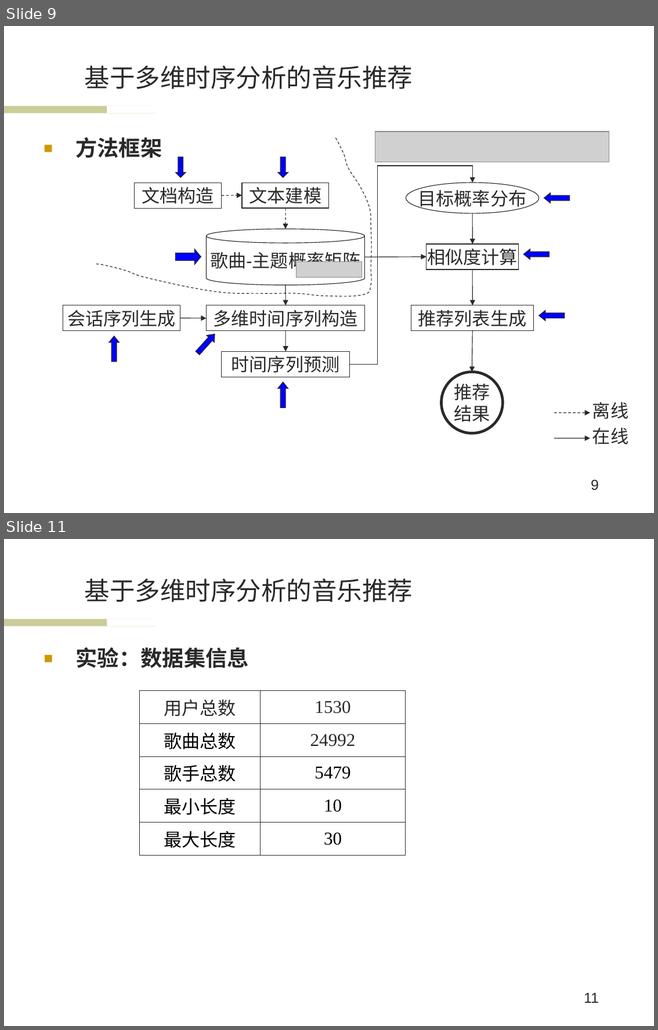
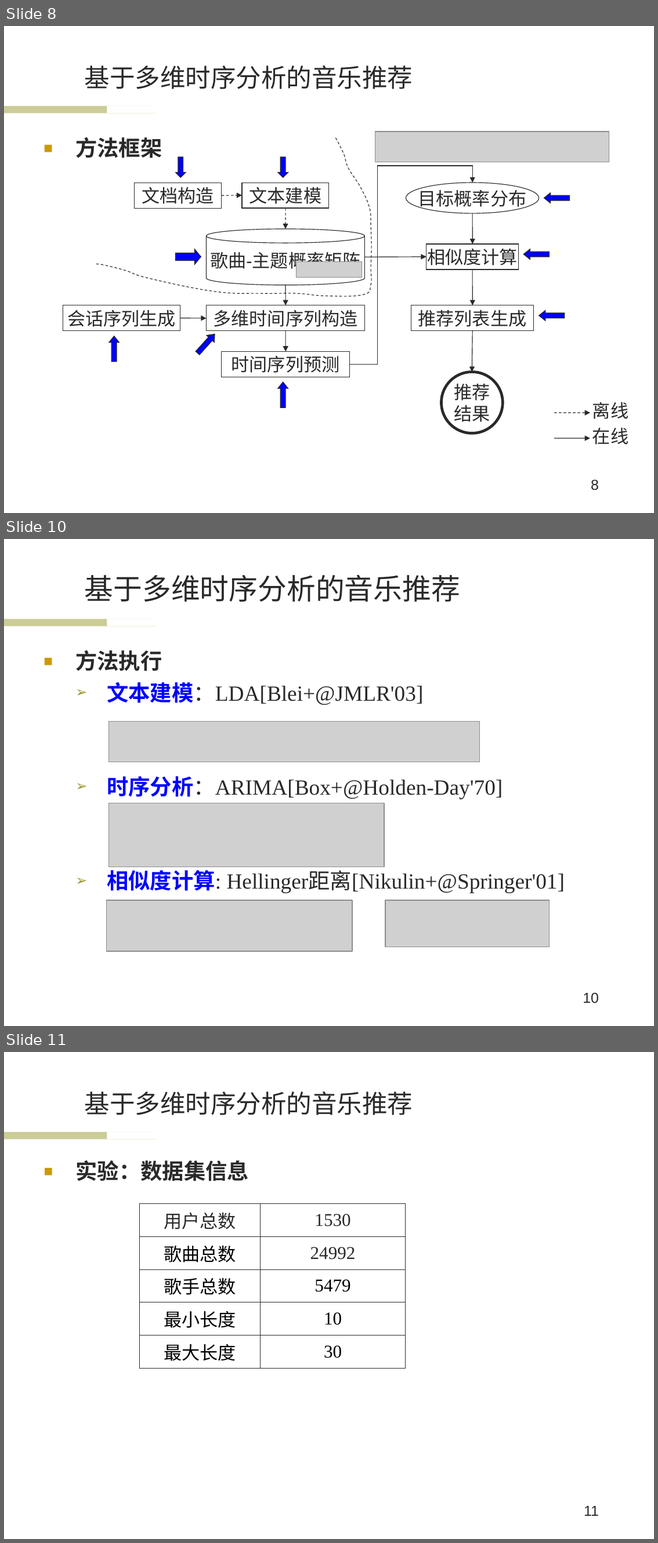
Before and after one commit to wwssttt/NJUThesis, a slide deck: 答辩准备/一种基于时间序列分析的个性化音乐推荐系统及其实现.ppt. Shown one above the other, each under a label of ours: slides 9 and 11 before the commit, slides 8, 10 and 11 after it; the slides between them are not shown. The pictures are 658x1030 and 658x1543 pixels, drawn with LibreOffice and Linux fonts; fonts in the diff are those of the drawing; grey boxes stand for pictures; background and template pictures are left out. Boxes give left, top, right and bottom in pixels: in the first picture for what was removed or moved away, otherwise in the second. Text is boxed around its words. In the diff, an @@ line names an element or a change of style, - is before the commit and + after.

```diff
--- a/答辩准备/一种基于时间序列分析的个性化音乐推荐系统及其实现.ppt
+++ b/答辩准备/一种基于时间序列分析的个性化音乐推荐系统及其实现.ppt
@@ slide 10 added at box(4, 539, 654, 1026), background #FFFFFF; not listed: 2 template elements that a slide beside it also shows @@
@@ title added at box(85, 575, 460, 602), 32 pt, text #292929 @@
+基于多维时序分析的音乐推荐
@@ text added at box(75, 650, 565, 893), 24 pt, text #292929 @@
+■ 方法执行
+  ➢ 文本建模：LDA[Blei+@JMLR'03]
+  ➢ 时序分析：ARIMA[Box+@Holden-Day'70]
+  ➢ 相似度计算: Hellinger距离[Nikulin+@Springer'01]
@@ picture added at box(108, 722, 479, 762) @@
@@ picture added at box(108, 803, 383, 867) @@
@@ picture added at box(107, 900, 352, 951) @@
@@ picture added at box(385, 900, 549, 947) @@
@@ page number added at box(582, 993, 598, 1004), 16 pt, text #292929 @@
+10
@@ what was slide 9 is now slide 8 @@
@@ page number at box(590, 480, 598, 491): text changed @@
-9
+8
```
Also in this commit, not shown: 5 slides changed, 2 slides removed, 3 other files.
